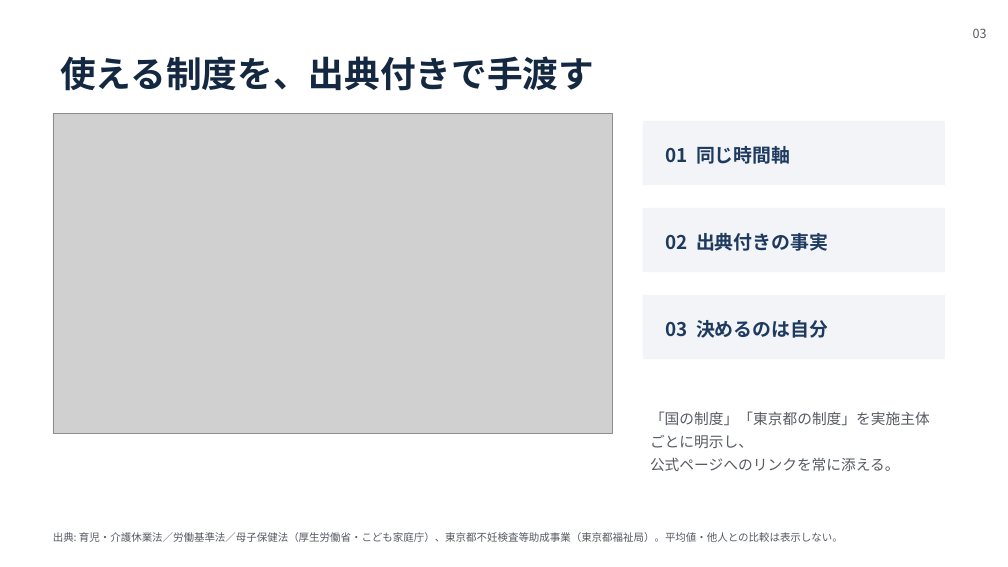
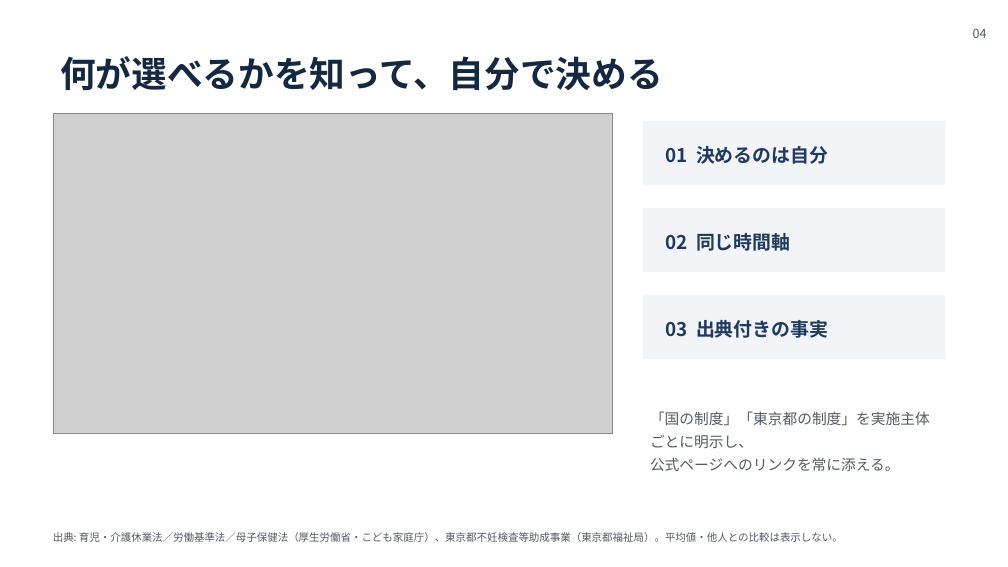
Before and after one commit to vdnih/life-compass-tokyo, a slide deck: slide 4 of docs/hackathon/slides/lifecompass-slides.pptx (slide 3 before the commit). Drawn at 1008x567 pixels with LibreOffice and Linux fonts; fonts in the diff are those of the drawing; grey boxes stand for pictures. Boxes give left, top, right and bottom in pixels: in the first picture for what was removed or moved away, otherwise in the second. Text is boxed around its words. In the diff, an @@ line names an element or a change of style, - is before the commit and + after.

```diff
--- a/docs/hackathon/slides/lifecompass-slides.pptx
+++ b/docs/hackathon/slides/lifecompass-slides.pptx
@@ text at [973, 28, 987, 38]: text changed @@
-03
+04
@@ text at [60, 56, 663, 91]: text changed @@
-使える制度を、出典付きで手渡す
+何が選べるかを知って、自分で決める
@@ text at [665, 146, 828, 164]: text changed @@
-01 同じ時間軸
+01 決めるのは自分
@@ text at [665, 233, 791, 251]: text changed @@
-02 出典付きの事実
+02 同じ時間軸
@@ text at [665, 320, 828, 338]: text changed @@
-03 決めるのは自分
+03 出典付きの事実
```
Also in this commit, not shown: 5 other slides changed, 2 slides added, 1 slide removed, 6 other files.
